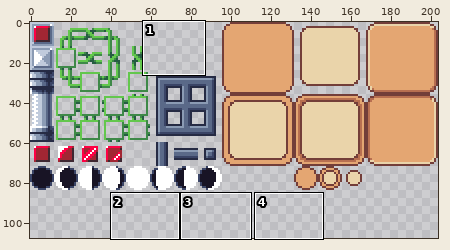
Pixel-art file -- assets/tiles/davidyork/ui.aseprite. The picture above shows the old version from afar; the outline marks the close-up.
Close-up. The starting point:
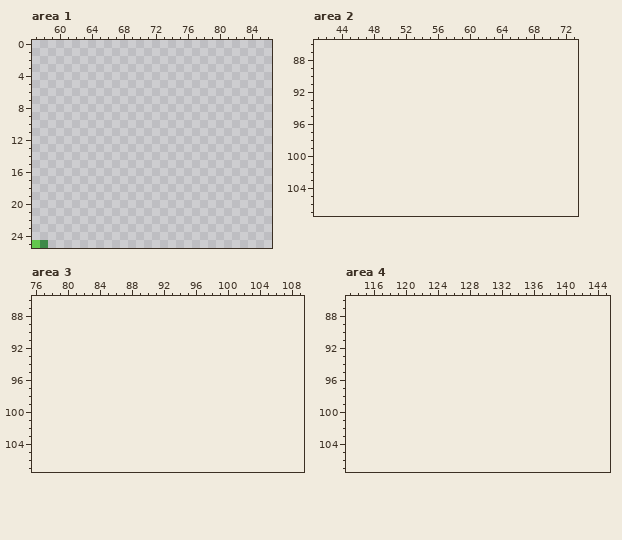
204x84 pixels, 1 frame. Shown: area 1: x 57..86, y 0..25; area 2: x 41..73, y 86..107; area 3: x 76..109, y 86..107; area 4: x 113..145, y 86..107. The old version is drawn lined up with the new one, on the new canvas. The commit also changed other parts of the picture, which this record leaves out.
Now the later version:
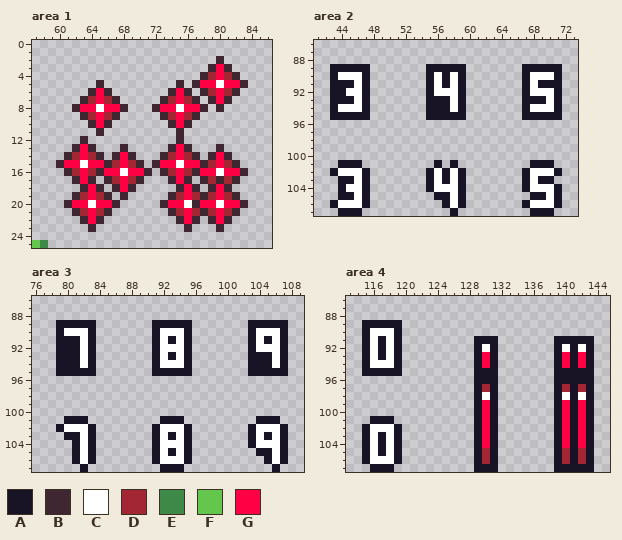
Palette (. is transparent): A #181425  B #3e2731  C #ffffff  D #a22633  E #3e8948  F #63c74d  G #ff0044
Difference:
canvas 204x84 -> 204x108
Changed rows in their new state; - is an unchanged pixel.
Area 1:
first column x 60:
 2 --------------------B---
 3 -------------------BGB--
 4 ------------------BDGDB-
 5 -----B---------B-BGGCGGB
 6 ----BGB-------BGB-BDGDB-
 7 ---BDGDB-----BDGDB-BGB--
 8 --BGGCGGB---BGGCGGB-B---
 9 ---BDGDB-----BDGDB------
10 ----BGB-------BGB-------
11 -----B---------B--------
12 ---B-----------B--------
13 --BGB---B-----BGB---B---
14 -BDGDB-BGB---BDGDB-BGB--
15 BGGCGGBDGDB-BGGCGGBDGDB-
16 -BDGDBGGCGGB-BDGDBGGCGGB
17 --BGB-BDGDB---BGB-BDBDB-
18 ---BGB-BGB-----BGB-BGB--
19 --BDGDB-B-----BDGDBDGDB-
20 -BGGCGGB-----BGGCBGGCGGB
21 --BDGDB-------BDGDBDGDB-
22 ---BGB---------BGB-BGB--
23 ----B-----------B---B---
Area 2:
first column x 43:
 89 AAAAA-------AAAAA-------AAAAA
 90 ACCCA-------ACACA-------ACCCA
 91 AAACA-------ACACA-------ACAAA
 92 AACCA-------ACCCA-------ACCCA
 93 AAACA-------AAACA-------AAACA
 94 ACCCA-------AAACA-------ACCCA
 95 AAAAA-------AAAAA-------AAAAA
first column x 43:
101 -AAA---------A-A---------AAA-
102 ACCCA-------ACACA-------ACCCA
103 -AACA-------ACACA-------ACAA-
104 -ACCA-------ACCCA-------ACCCA
105 -AACA--------AACA--------AACA
106 ACCCA---------ACA-------ACCCA
107 -AAA-----------A---------AAA-
Area 3:
first column x 79:
 89 AAAAA-------AAAAA-------AAAAA
 90 ACCCA-------ACCCA-------ACCCA
 91 AAACA-------ACACA-------ACACA
 92 AAACA-------ACCCA-------ACCCA
 93 AAACA-------ACACA-------AAACA
 94 AAACA-------ACCCA-------AAACA
 95 AAAAA-------AAAAA-------AAAAA
first column x 79:
101 -AAA---------AAA---------AAA-
102 ACCCA-------ACCCA-------ACCCA
103 -AACA-------ACACA-------ACACA
104 --ACA-------ACCCA-------ACCCA
105 --ACA-------ACACA--------AACA
106 --ACA-------ACCCA---------ACA
107 ---A---------AAA-----------A-
Area 4:
first column x 115:
 89 AAAAA------------------------
 90 ACCCA------------------------
 91 ACACA---------AAA-------AAAAA
 92 ACACA---------ACA-------ACACA
 93 ACACA---------AGA-------AGAGA
 94 ACCCA---------AGA-------AGAGA
 95 AAAAA---------AAA-------AAAAA
 96 --------------AAA-------AAAAA
 97 --------------ADA-------ADADA
 98 --------------ACA-------ACACA
 99 --------------AGA-------AGAGA
100 --------------AGA-------AGAGA
101 -AAA----------AGA-------AGAGA
102 ACCCA---------AGA-------AGAGA
103 ACACA---------AGA-------AGAGA
104 ACACA---------AGA-------AGAGA
105 ACACA---------ADA-------ADADA
106 ACCCA---------ADA-------ADADA
107 -AAA----------AAA-------AAAAA
